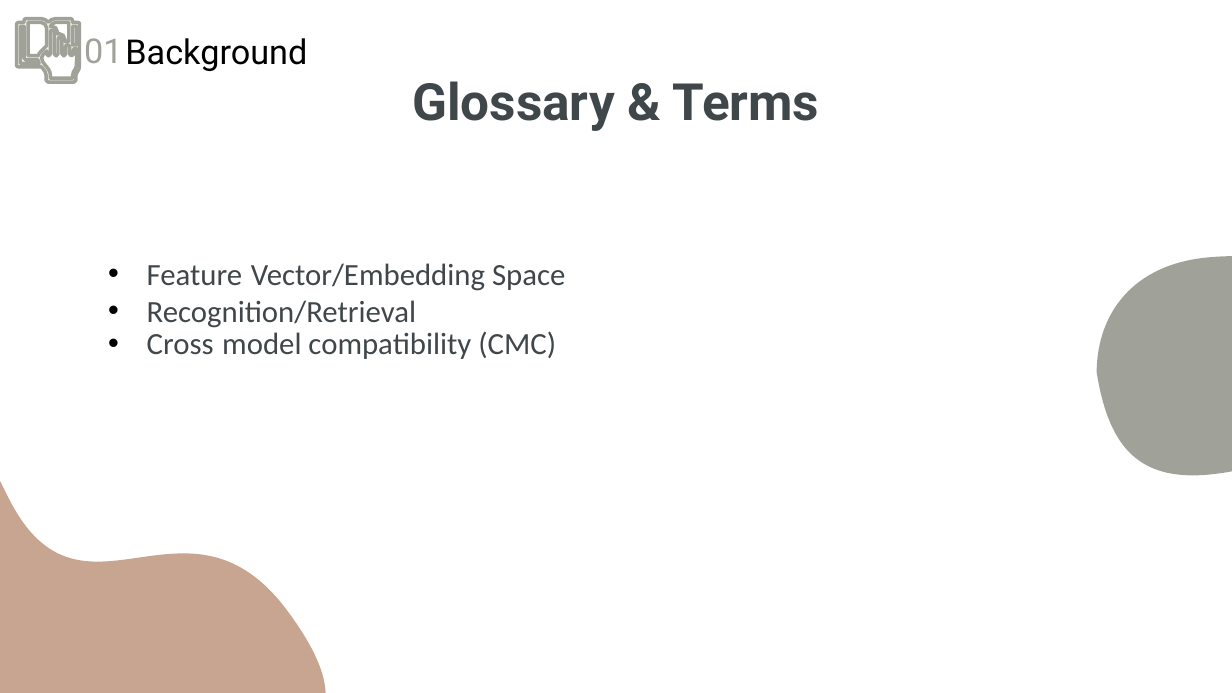
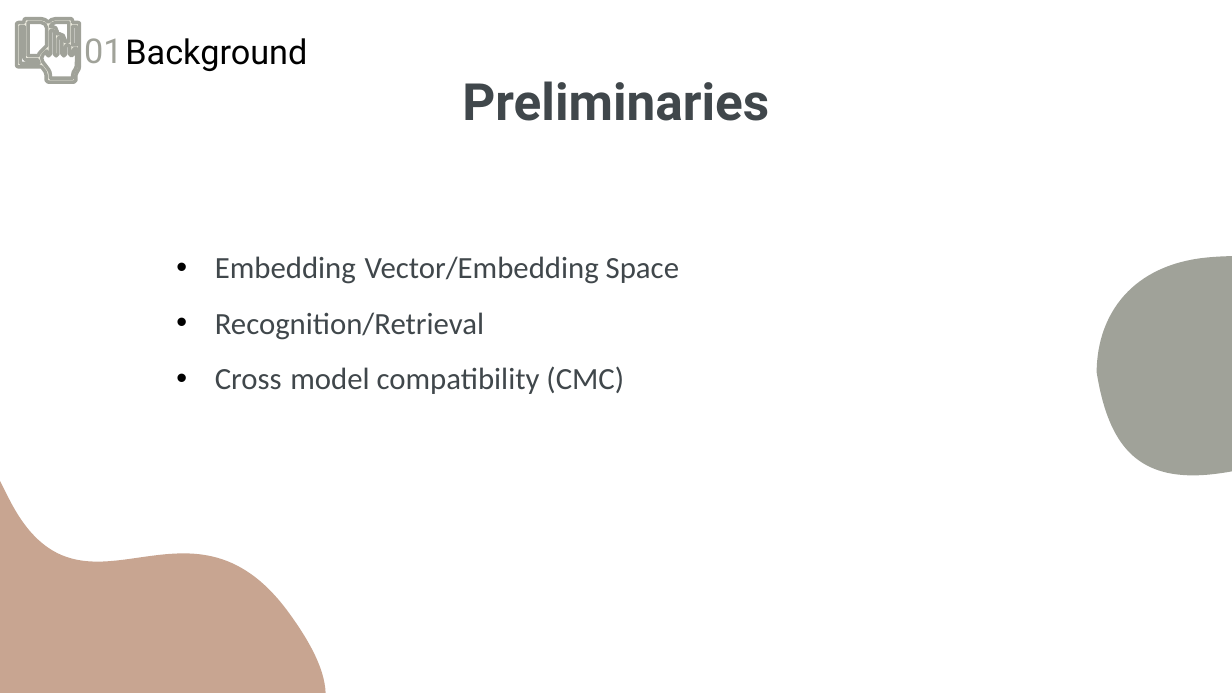
Before and after one commit to kariander1/FaceRecognition, a slide deck: slide 4 of Final Presentation.pptx. Drawn at 1232x693 pixels with LibreOffice and Linux fonts; fonts in the diff are those of the drawing. Boxes give left, top, right and bottom in pixels: in the first picture for what was removed or moved away, otherwise in the second. Text is boxed around its words. In the diff, an @@ line names an element or a change of style, - is before the commit and + after.

```diff
--- a/Final Presentation.pptx
+++ b/Final Presentation.pptx
@@ title at (462, 81, 769, 121): text changed @@
-Glossary & Terms
+Preliminaries
@@ text at (215, 256, 679, 394): text changed @@
-• Feature Vector/Embedding Space
+• Embedding Vector/Embedding Space
+• Recognition/Retrieval
+• Cross model compatibility (CMC)
@@ text removed at (147, 300, 416, 328) @@
-• Recognition/Retrieval
@@ text removed at (147, 331, 556, 359) @@
-• Cross model compatibility (CMC)
```
Also in this commit, not shown: 20 other slides changed, 3 slides added, 3 slides removed.
